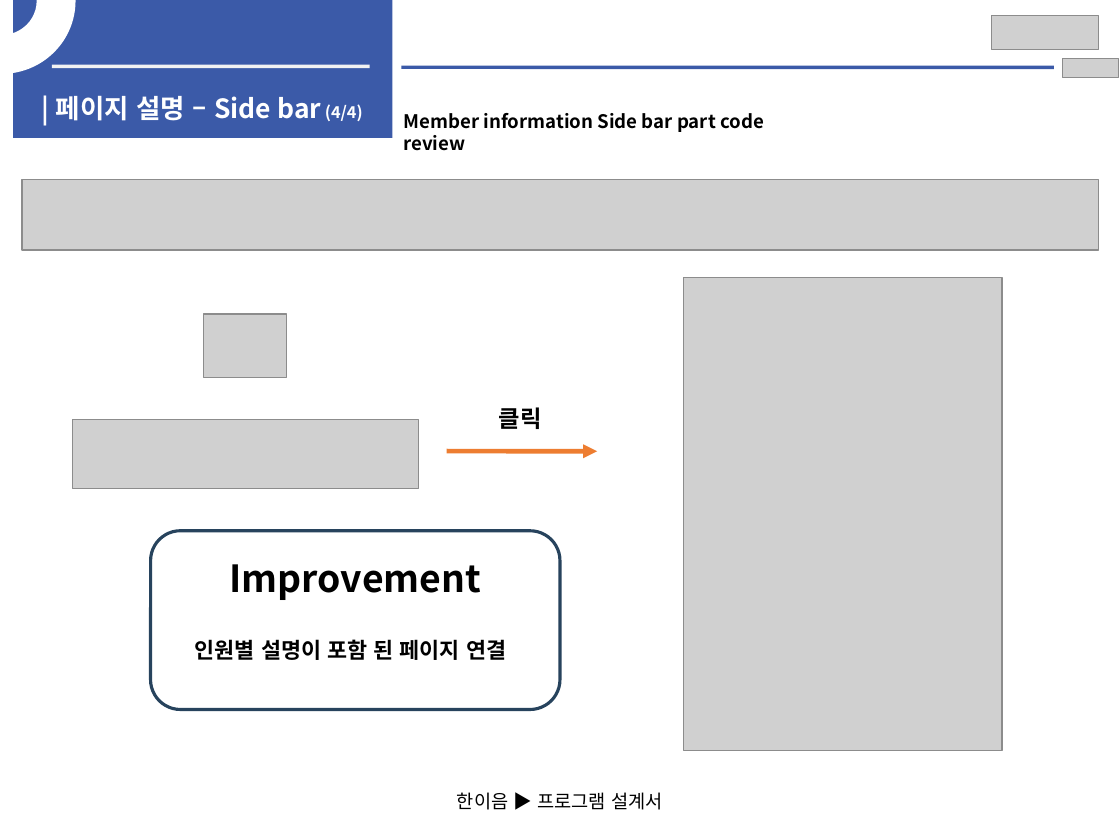
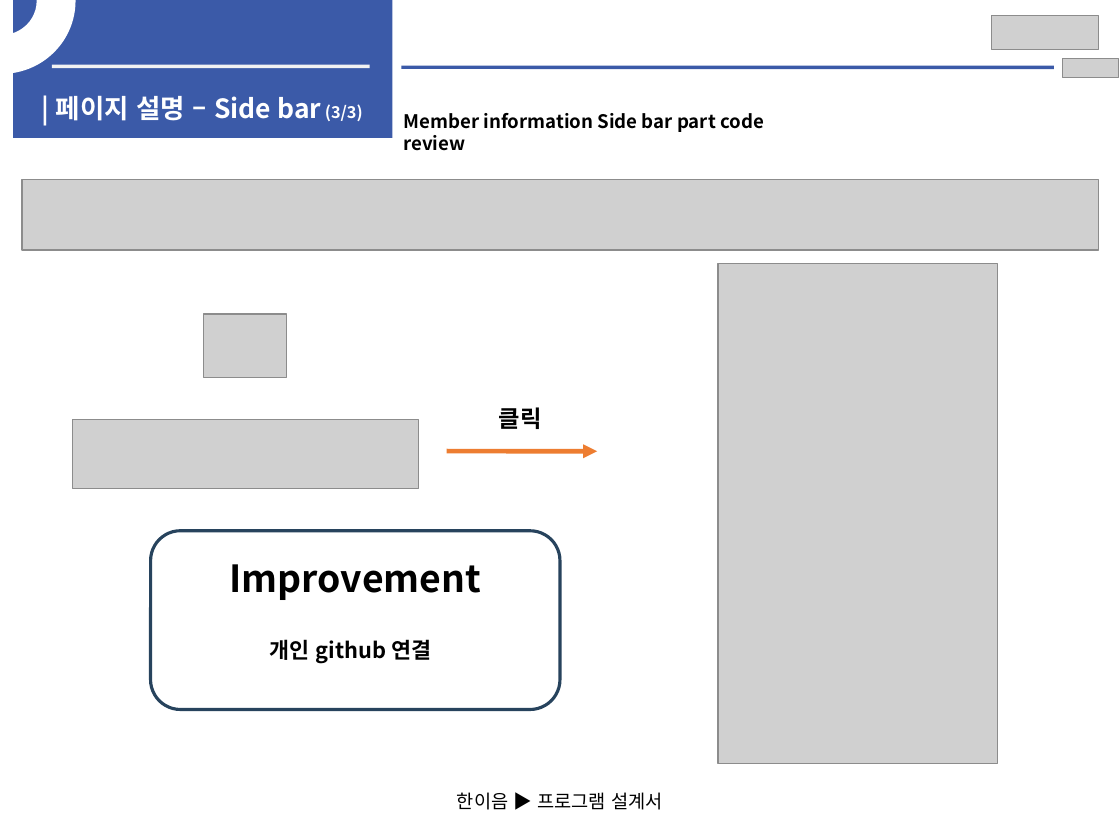
Before and after one commit to EOTAEGYU/Hanium_hy-cloud, a slide deck: slide 23 of 공모전 보고서/공모전 2차/2차 SW개발_HW제작설계서_응용소프트웨어(Hy-cloud).pptx (slide 24 before the commit). Drawn at 1120x840 pixels with LibreOffice and Linux fonts; fonts in the diff are those of the drawing; grey boxes stand for pictures. Boxes give left, top, right and bottom in pixels: in the first picture for what was removed or moved away, otherwise in the second. Text is boxed around its words. In the diff, an @@ line names an element or a change of style, - is before the commit and + after.

```diff
--- a/공모전 보고서/공모전 2차/2차 SW개발_HW제작설계서_응용소프트웨어(Hy-cloud).pptx
+++ b/공모전 보고서/공모전 2차/2차 SW개발_HW제작설계서_응용소프트웨어(Hy-cloud).pptx
@@ text at (56, 96, 363, 121): text changed @@
-| 페이지 설명 – Side bar (4/4)
+| 페이지 설명 – Side bar (3/3)
@@ picture: place and size @@
-picture at (683, 278, 1001, 750)
+picture at (718, 263, 997, 764)
@@ text at (270, 639, 432, 664): text changed @@
-인원별 설명이 포함 된 페이지 연결
+개인 github 연결
```
Also in this commit, not shown: 6 other slides changed, 1 slide removed, 5 other files.
